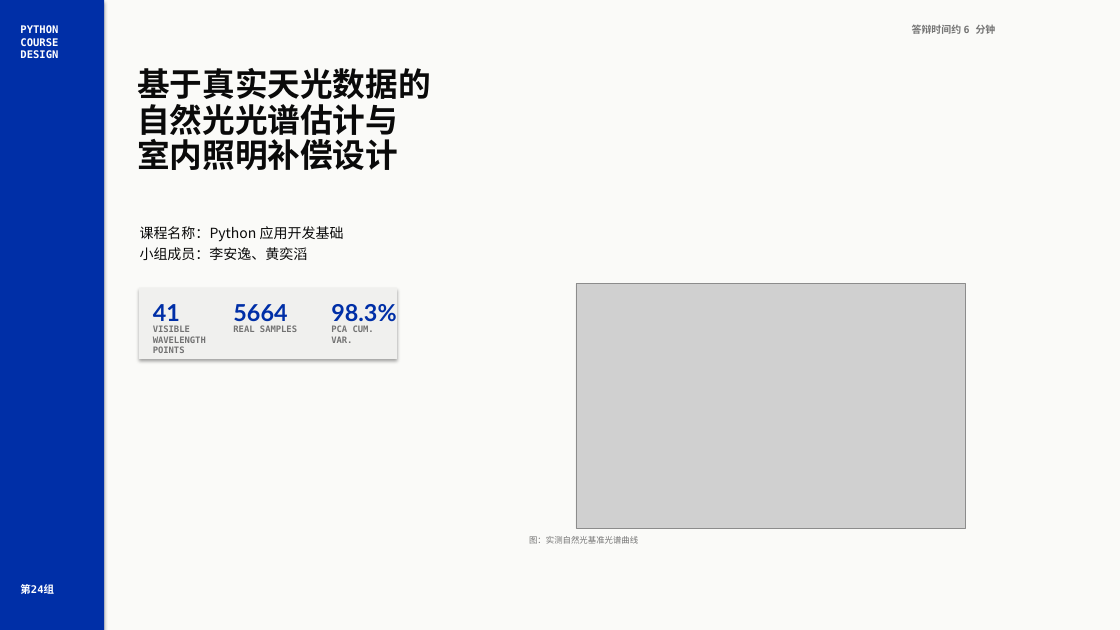
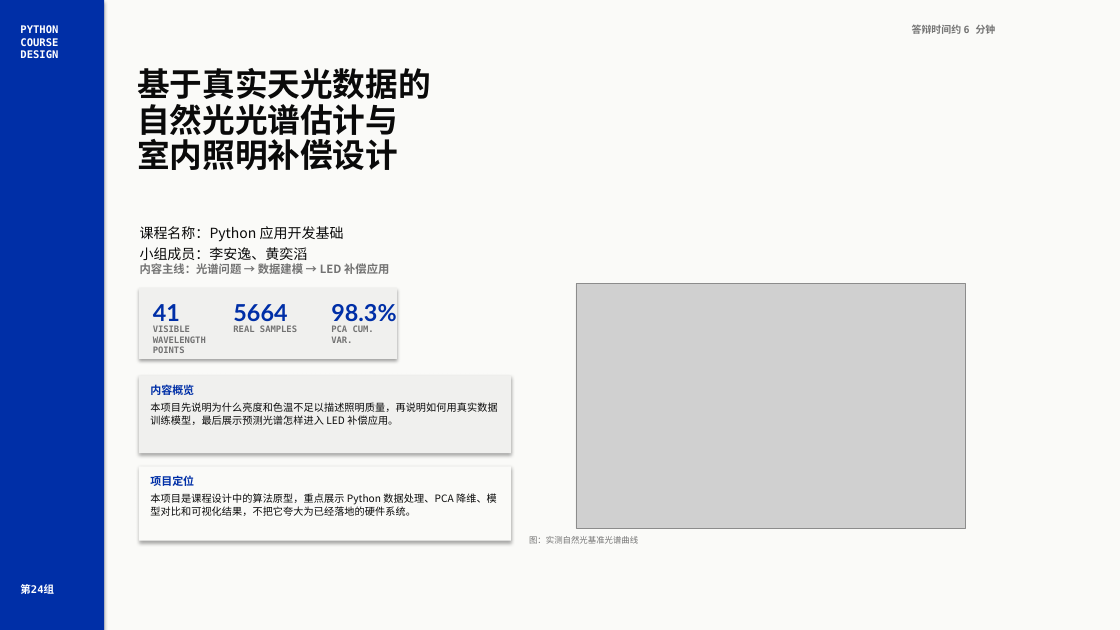
Before and after one commit to kmgcc/Pythian, a slide deck: slide 1 of 第24组_课程答辩.pptx. Drawn at 1120x630 pixels with LibreOffice and Linux fonts; fonts in the diff are those of the drawing; grey boxes stand for pictures. Boxes give left, top, right and bottom in pixels: in the first picture for what was removed or moved away, otherwise in the second. Text is boxed around its words. In the diff, an @@ line names an element or a change of style, - is before the commit and + after.

```diff
--- a/第24组_课程答辩.pptx
+++ b/第24组_课程答辩.pptx
@@ text added at (x1=140, y1=261, x2=389, y2=276), 9.7 pt, text #737373, bold @@
+内容主线：光谱问题 → 数据建模 → LED 补偿应用
@@ rectangle added at (x1=139, y1=376, x2=511, y2=454), fill #F0F0EE @@
@@ text added at (x1=150, y1=385, x2=194, y2=395), 9.4 pt, text #002FA7, bold @@
+内容概览
@@ text added at (x1=150, y1=402, x2=497, y2=425), 8.7 pt, text #0A0A0A @@
+本项目先说明为什么亮度和色温不足以描述照明质量，再说明如何用真实数据训练模型，最后展示预测光谱怎样进入 LED 补偿应用。
@@ rectangle added at (x1=139, y1=466, x2=511, y2=541), fill #FAFAF8 @@
@@ text added at (x1=150, y1=475, x2=194, y2=486), 9.4 pt, text #002FA7, bold @@
+项目定位
@@ text added at (x1=150, y1=493, x2=497, y2=516), 8.7 pt, text #0A0A0A @@
+本项目是课程设计中的算法原型，重点展示 Python 数据处理、PCA 降维、模型对比和可视化结果，不把它夸大为已经落地的硬件系统。
```
Also in this commit, not shown: 9 other slides changed, 6 other files.
